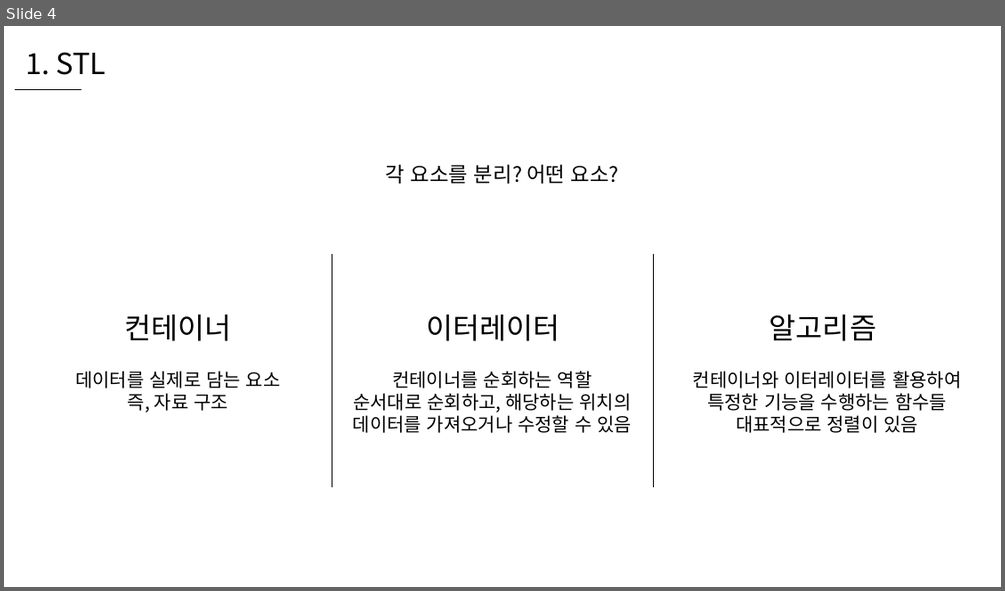
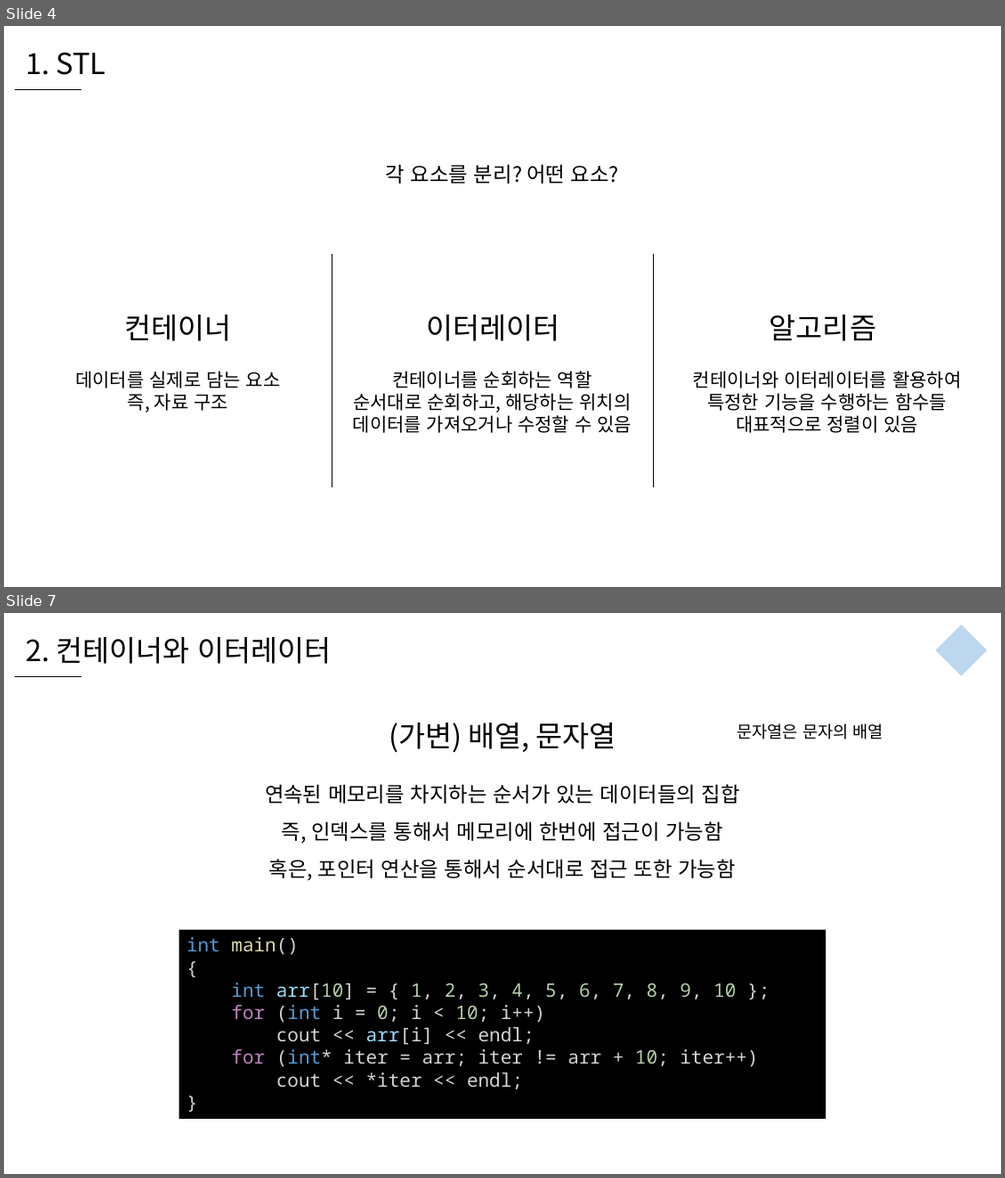
Before and after one commit to WooLyung/2021-RG-Lecture, a slide deck: 수업 자료/4 - C++ STL.pptx. Shown one above the other, each under a label of ours: slide 4 before the commit, slides 4 and 7 after it; the slides between them are not shown. The pictures are 1005x591 and 1005x1178 pixels, drawn with LibreOffice and Linux fonts; fonts in the diff are those of the drawing. Boxes give left, top, right and bottom in pixels: in the first picture for what was removed or moved away, otherwise in the second. Text is boxed around its words. In the diff, an @@ line names an element or a change of style, - is before the commit and + after.

Commit message:
수업 자료 업데이트

```diff
--- a/수업 자료/4 - C++ STL.pptx
+++ b/수업 자료/4 - C++ STL.pptx
@@ slide 7 added at (4, 613, 1001, 1174), background #FFFFFF @@
@@ text added at (25, 637, 332, 664), 28 pt, text #000000 @@
+2. 컨테이너와 이터레이터
@@ diamond added at (936, 625, 987, 676), fill #BDD7EE @@
@@ line added from (15, 676) to (81, 676), #000000 0.5 pt @@
@@ text added at (388, 722, 616, 752), 28 pt, text #000000 @@
+(가변) 배열, 문자열
@@ text added at (736, 723, 883, 739), 16 pt, text #000000 @@
+문자열은 문자의 배열
@@ text added at (265, 784, 740, 880), 20 pt, text #000000 @@
+연속된 메모리를 차지하는 순서가 있는 데이터들의 집합
+즉, 인덱스를 통해서 메모리에 한번에 접근이 가능함
+혹은, 포인터 연산을 통해서 순서대로 접근 또한 가능함
@@ rectangle added at (179, 930, 825, 1119), fill #000000, 18 pt, text #D4D4D4 @@
+int main()
+{
+int arr[10] = { 1, 2, 3, 4, 5, 6, 7, 8, 9, 10 };
+for (int i = 0; i < 10; i++)
+cout << arr[i] << endl;
+for (int* iter = arr; iter != arr + 10; iter++)
+cout << *iter << endl;
+}
```
Also in this commit, not shown: 8 slides changed, 26 other slides added, 5 other files.
